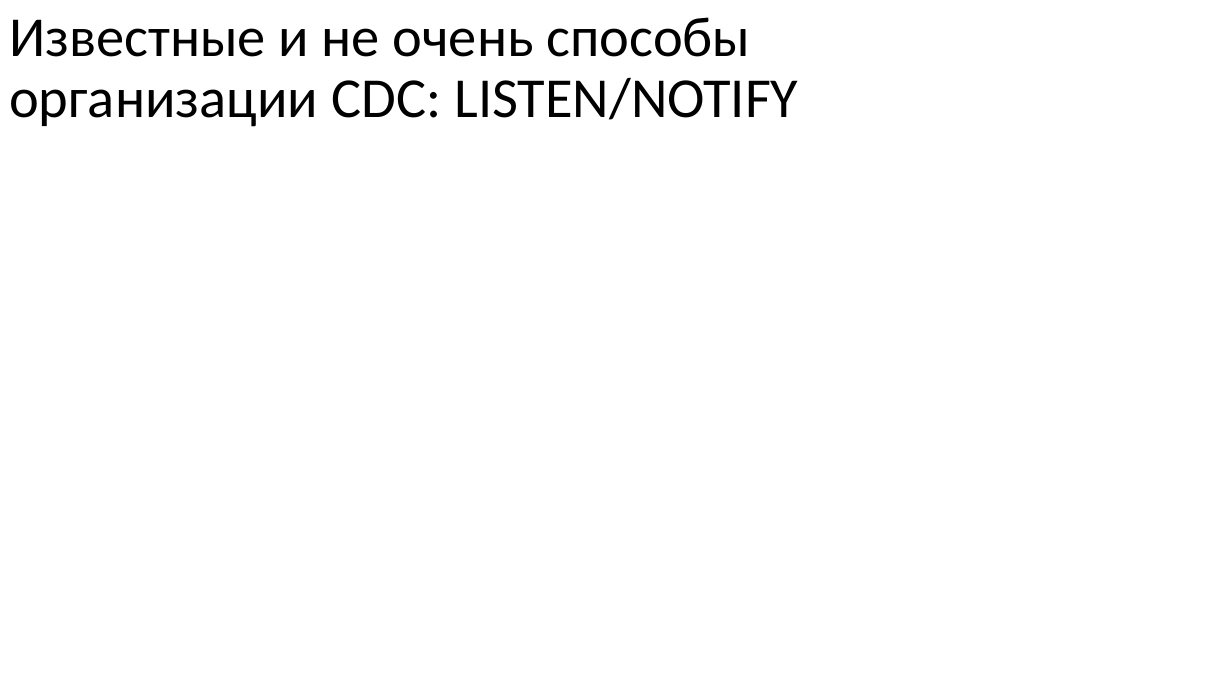
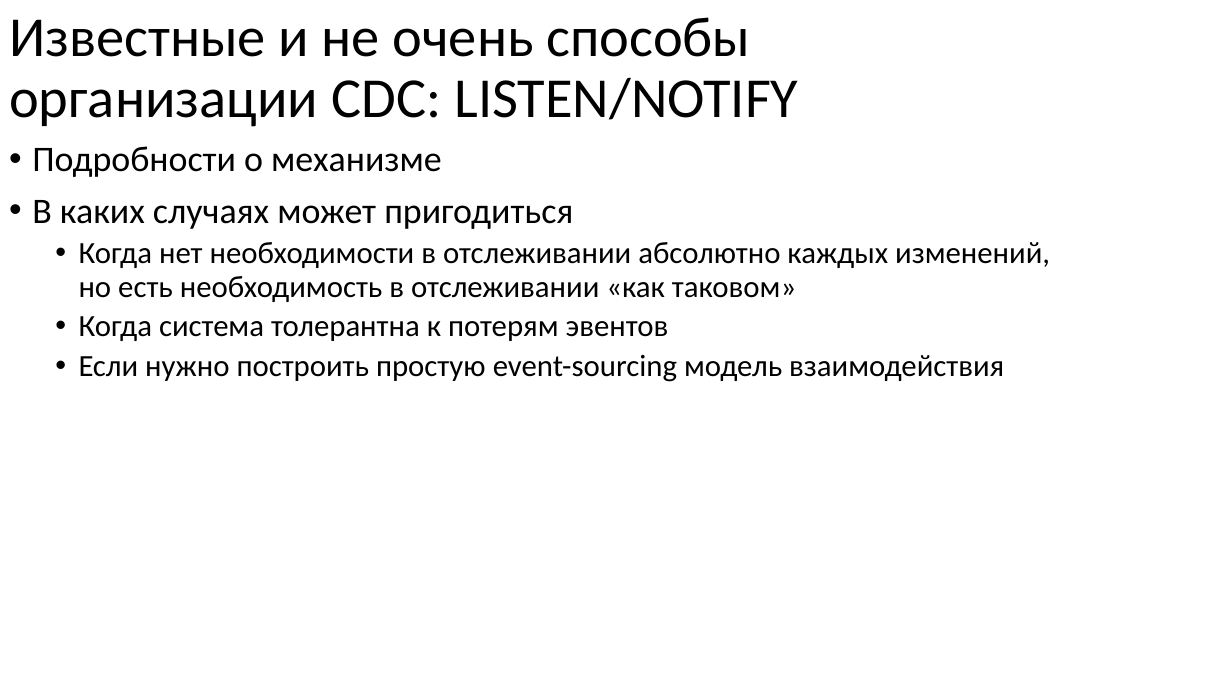
Before and after one commit to nryanov/presentations, a slide deck: slide 6 of smartdata/cdc-via-debezium/debezium-smartdata2025.pptx. Drawn at 1232x693 pixels with LibreOffice and Linux fonts; fonts in the diff are those of the drawing. Boxes give left, top, right and bottom in pixels: in the first picture for what was removed or moved away, otherwise in the second. Text is boxed around its words. In the diff, an @@ line names an element or a change of style, - is before the commit and + after.

```diff
--- a/smartdata/cdc-via-debezium/debezium-smartdata2025.pptx
+++ b/smartdata/cdc-via-debezium/debezium-smartdata2025.pptx
@@ text added at (32, 146, 1050, 382), 24 pt, text #000000 @@
+• Подробности о механизме
+• В каких случаях может пригодиться
+  • Когда нет необходимости в отслеживании абсолютно каждых изменений, но есть необходимость в отслеживании «как таковом»
+  • Когда система толерантна к потерям эвентов
+  • Если нужно построить простую event-sourcing модель взаимодействия
```
Also in this commit, not shown: 3 other slides changed, 7 slides added.
